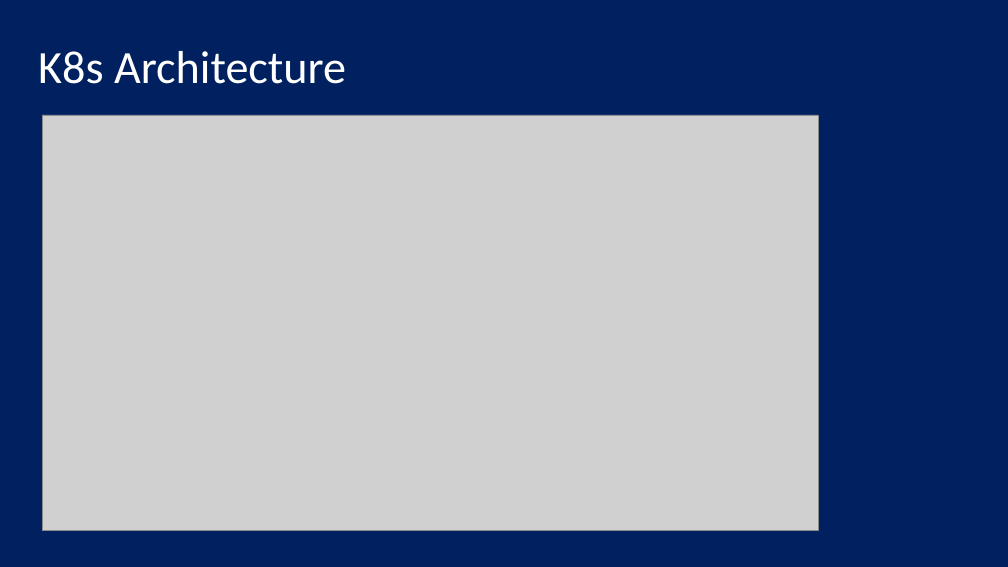
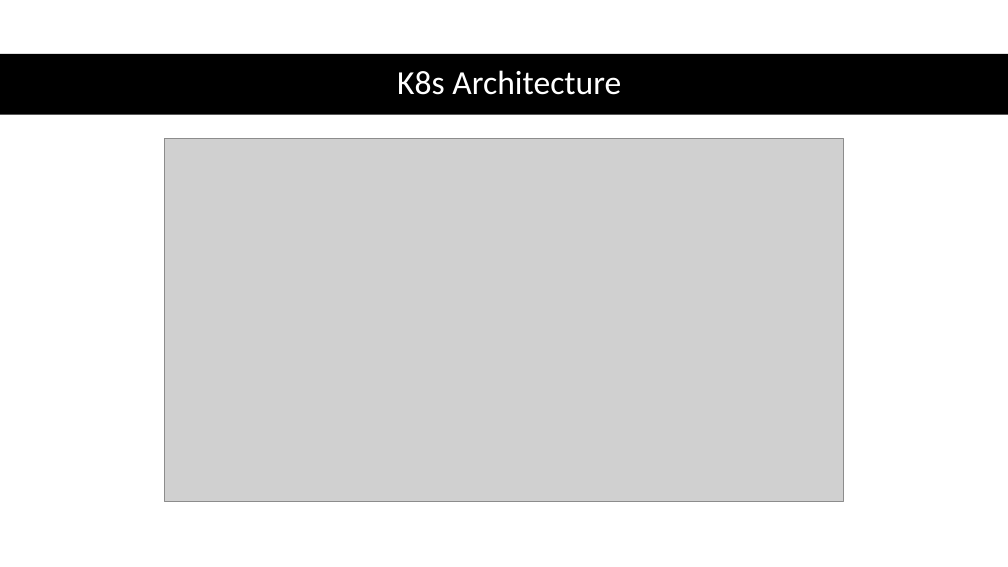
Before and after one commit to sriksmachi/nodejs-docker-k8s-training, a slide deck: slide 4 of ppt/nodejs-docker-k8s.pptx. Drawn at 1008x567 pixels with LibreOffice and Linux fonts; fonts in the diff are those of the drawing; grey boxes stand for pictures. Boxes give left, top, right and bottom in pixels: in the first picture for what was removed or moved away, otherwise in the second. Text is boxed around its words. In the diff, an @@ line names an element or a change of style, - is before the commit and + after.

```diff
--- a/ppt/nodejs-docker-k8s.pptx
+++ b/ppt/nodejs-docker-k8s.pptx
@@ background #002060 to #FFFFFF @@
@@ rectangle added at (0, 54, 1008, 115), fill #000000 @@
@@ title "K8s Architecture": place and size @@
-title "K8s Architecture" at (38, 51, 346, 84)
+title "K8s Architecture" at (397, 70, 621, 95)
@@ title "K8s Architecture" at (397, 70, 621, 95): size 44 to 32 pt; alignment left to centre @@
@@ picture: place and size @@
-picture at (42, 115, 818, 531)
+picture at (165, 138, 844, 502)
```
Also in this commit, not shown: 1 other slide changed, 6 slides added, 1 slide removed, 17 other files.
